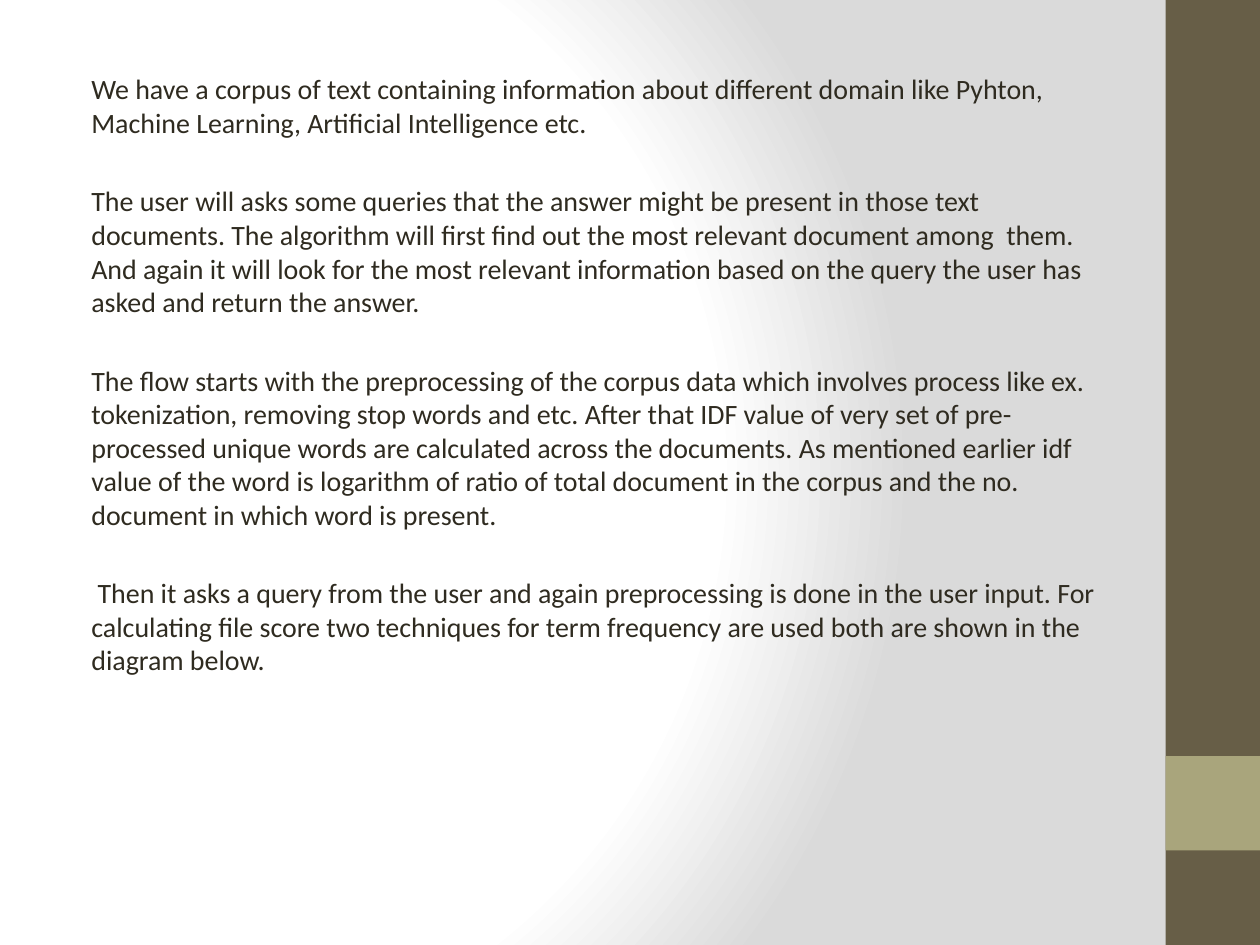
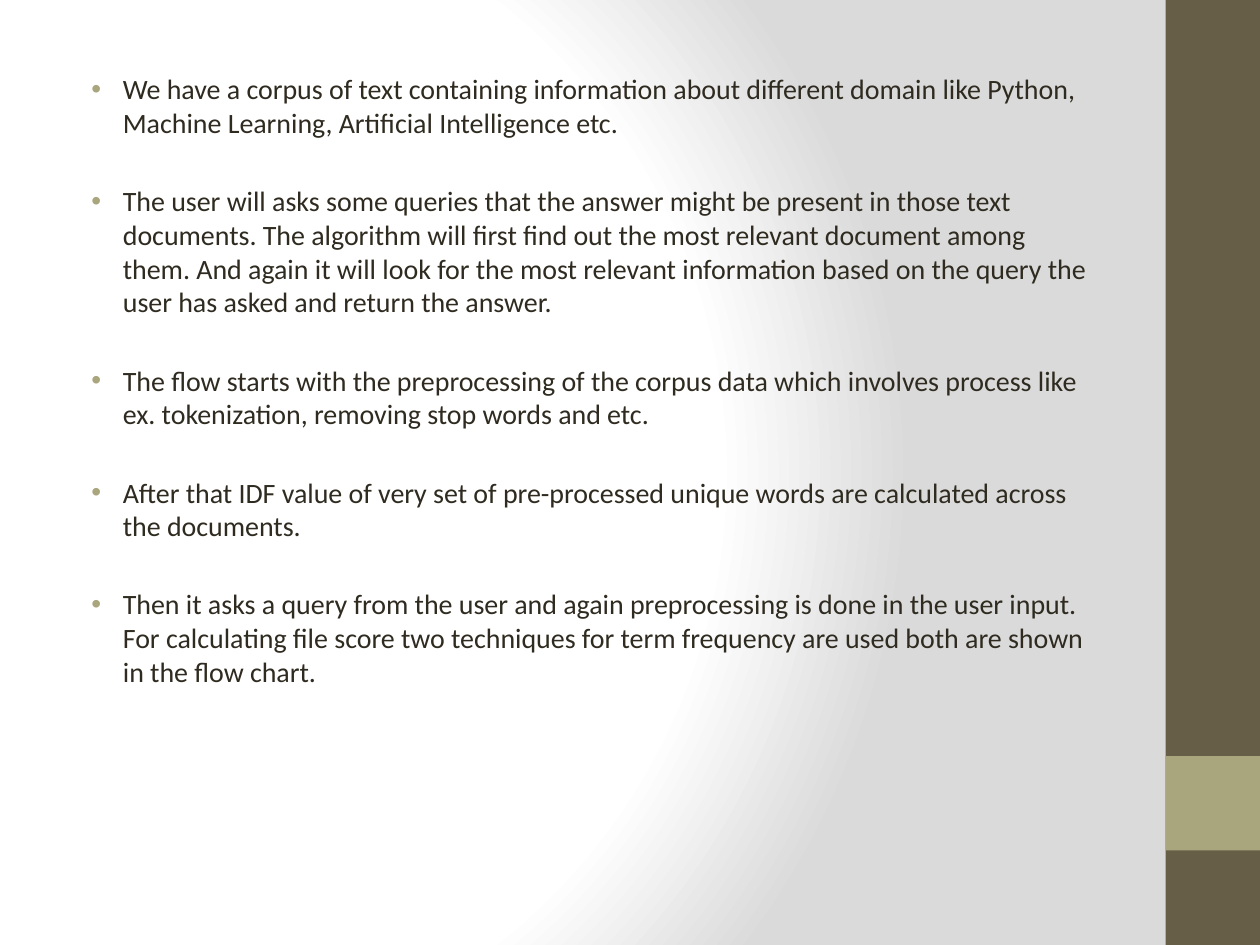
Before and after one commit to Sapan-Ravidas/QuestionsAnswers, a slide deck: slide 10 of INTRODUCTION.pptx. Drawn at 1260x945 pixels with LibreOffice and Linux fonts; fonts in the diff are those of the drawing. Boxes give left, top, right and bottom in pixels: in the first picture for what was removed or moved away, otherwise in the second. Text is boxed around its words. In the diff, an @@ line names an element or a change of style, - is before the commit and + after.

```diff
--- a/INTRODUCTION.pptx
+++ b/INTRODUCTION.pptx
@@ text at (x1=123, y1=79, x2=1075, y2=138): text changed @@
-We have a corpus of text containing information about different domain like Pyhton, Machine Learning, Artificial Intelligence etc.
+• We have a corpus of text containing information about different domain like Python, Machine Learning, Artificial Intelligence etc.
@@ text at (x1=123, y1=191, x2=1086, y2=313): bullet none to • @@
@@ text at (x1=123, y1=371, x2=1083, y2=682): text changed @@
-The flow starts with the preprocessing of the corpus data which involves process like ex. tokenization, removing stop words and etc. After that IDF value of very set of pre-processed unique words are calculated across the documents. As mentioned earlier idf value of the word is logarithm of ratio of total document in the corpus and the no. document in which word is present.
-Then it asks a query from the user and again preprocessing is done in the user input. For calculating file score two techniques for term frequency are used both are shown in the diagram below.
+• The flow starts with the preprocessing of the corpus data which involves process like ex. tokenization, removing stop words and etc.
+• After that IDF value of very set of pre-processed unique words are calculated across the documents.
+• Then it asks a query from the user and again preprocessing is done in the user input. For calculating file score two techniques for term frequency are used both are shown in the flow chart.
```
Also in this commit, not shown: 6 other slides changed.
